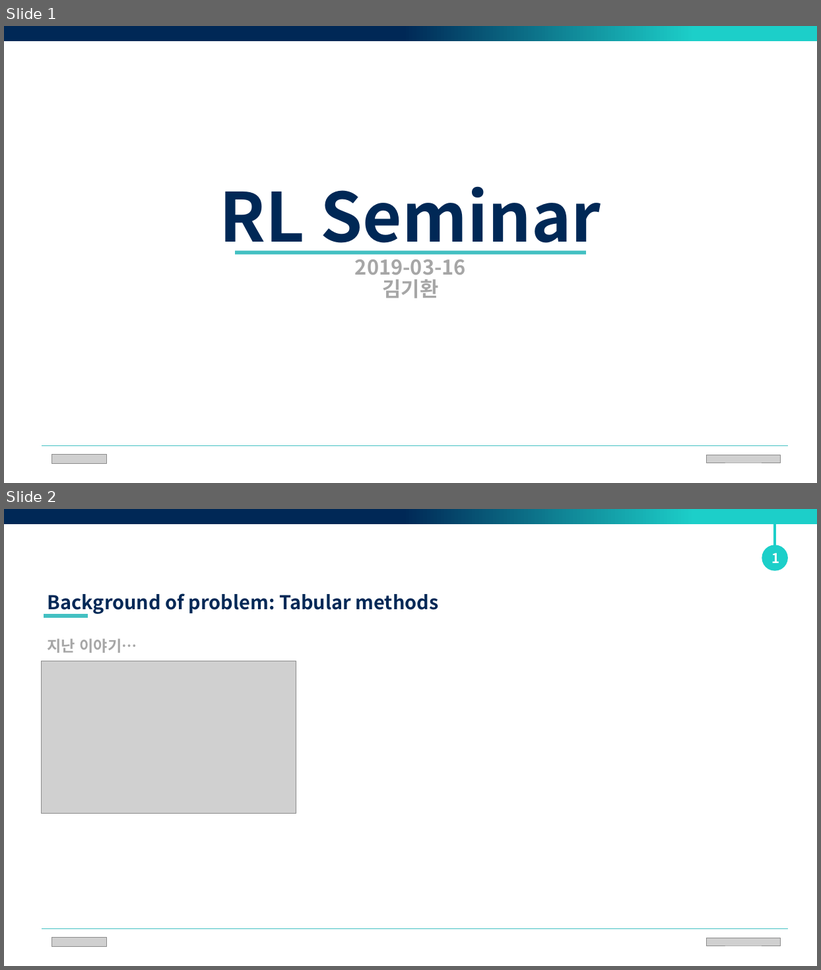
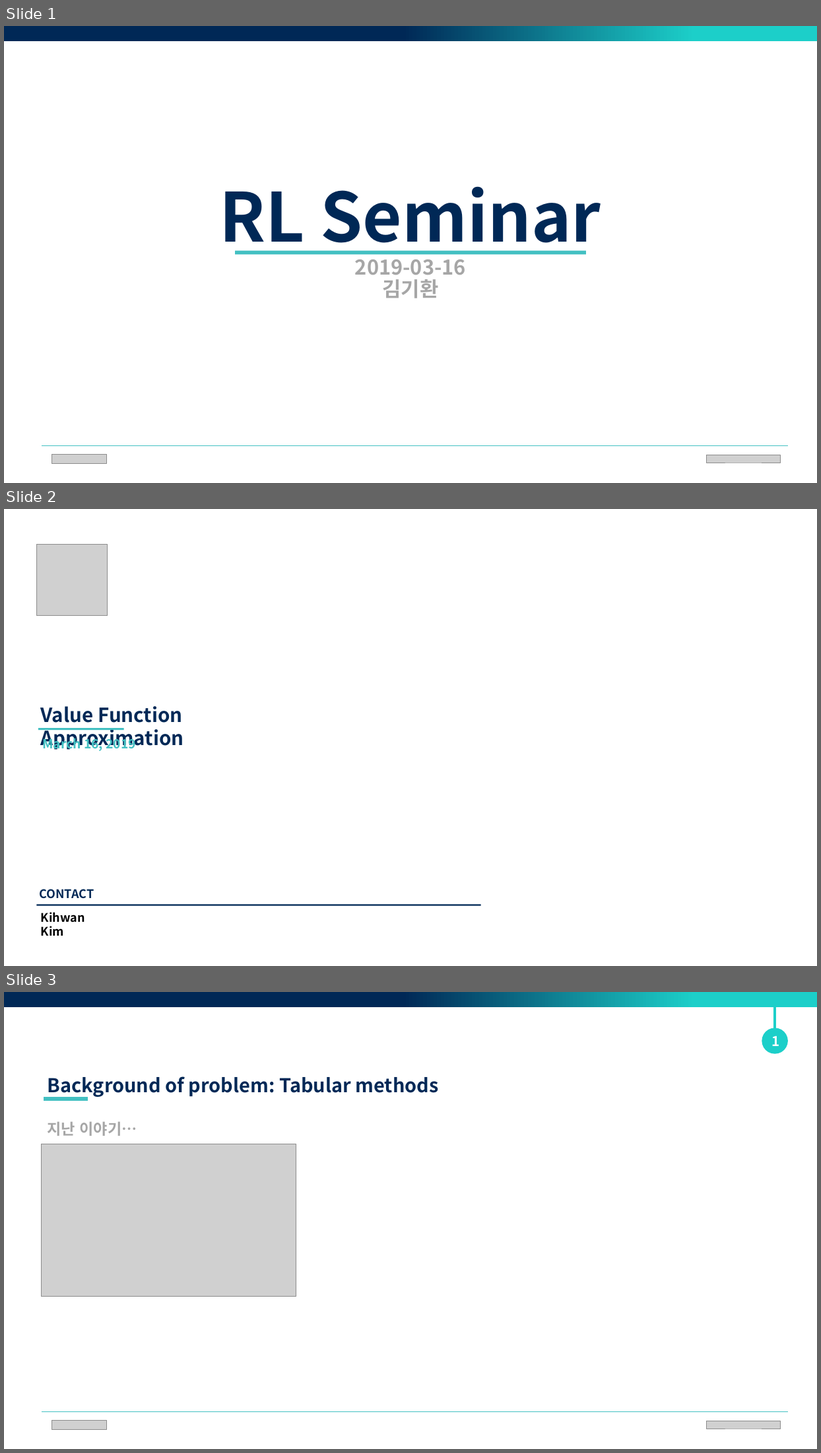
Before and after one commit to iVADERLab/RL-Semiar, a slide deck: slide/week2/20190316-Value function approximation-Kihwan Kim.pptx. Shown one above the other, each under a label of ours: slides 1 and 2 before the commit, slides 1, 2 and 3 after it. The pictures are 821x970 and 821x1453 pixels, drawn with LibreOffice and Linux fonts; fonts in the diff are those of the drawing; grey boxes stand for pictures; background and template pictures are left out. Boxes give left, top, right and bottom in pixels: in the first picture for what was removed or moved away, otherwise in the second. Text is boxed around its words. In the diff, an @@ line names an element or a change of style, - is before the commit and + after.

```diff
--- a/slide/week2/20190316-Value function approximation-Kihwan Kim.pptx
+++ b/slide/week2/20190316-Value function approximation-Kihwan Kim.pptx
@@ slide 2 added at <box>4,509,817,966</box>, background picture (left out) @@
@@ picture added at <box>36,545,108,616</box> @@
@@ text added at <box>41,706,184,751</box>, 23 pt, text #002856, bold @@
+Value Function Approximation
@@ rectangle added at <box>38,728,123,730</box>, fill #43C0C2 @@
@@ text added at <box>42,736,135,753</box>, 15 pt, text #43C0C2, bold @@
+March 16, 2019
@@ text added at <box>40,889,94,899</box>, 14 pt, text #002856, bold @@
+CONTACT
@@ rectangle added at <box>37,905,482,907</box>, fill #002856 @@
@@ text added at <box>41,912,85,936</box>, 14 pt, text #000000, bold @@
+Kihwan Kim
@@ what was slide 2 is now slide 3 @@
```
